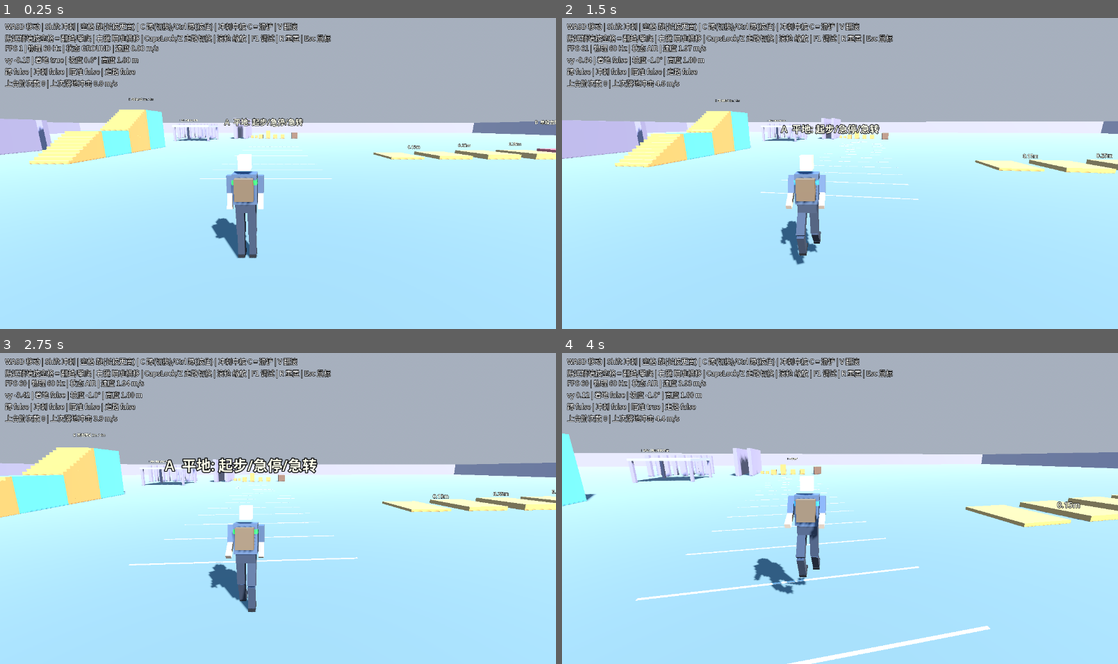
Above: before the commit, frames 1-4 (two rows, left to right).
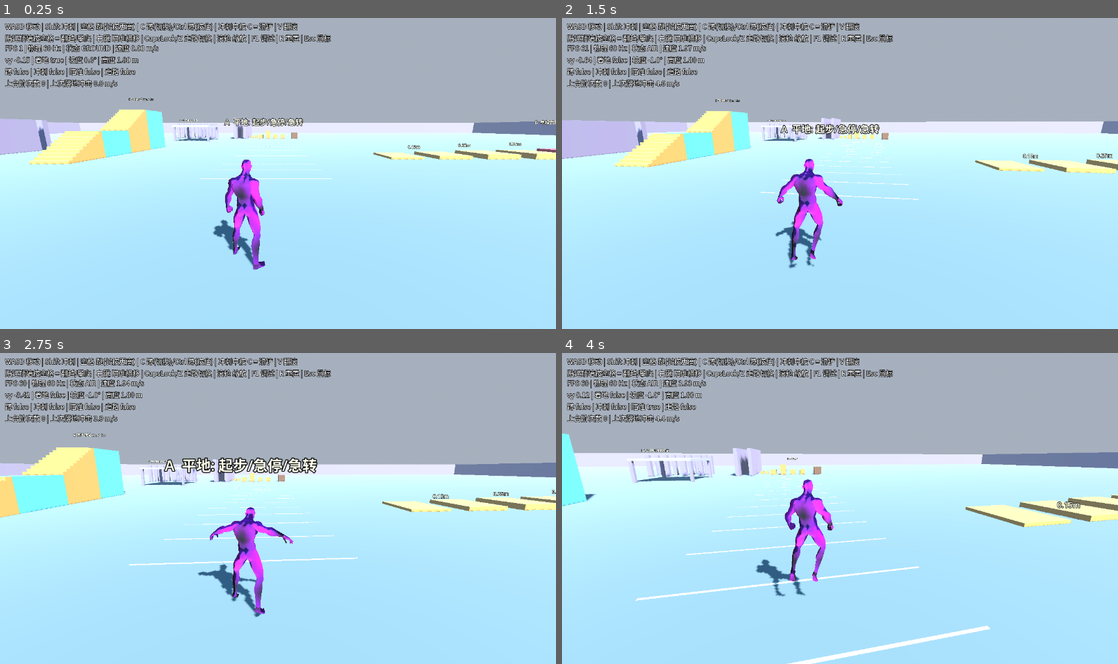
Above: after the commit, the same moments.

Repository: jamesbot2/godot-third-person-demo
Game: Godot game, scene res://scenes/main.tscn
Two runs of this game, one before a commit and one after it. Both use one fixed random seed, a clock stepped at 60 frames per second and the inputs below.
Inputs (mouse positions are in pixels of both pictures, inside the frame that each line leads up to):
- Up to frame 1 (0.25 s): no input
- Up to frame 2 (1.5 s): move the mouse to (867, 170) at 0.52 s; hold Ctrl (crouch) 0.53-1.28 s; hold W (move_forward) from 0.53 s (still down); click (867, 170) at 0.67 s; tap Space (jump) at 0.77, 1.07 s; tap V (roll) at 0.8, 1.35 s; move the mouse to (812, 173) at 1.27 s
- Up to frame 3 (2.75 s): keep holding W (move_forward); tap Space (jump) at 1.52, 1.82, 2.3 s; tap Shift (sprint) at 1.55 s; move the mouse to (289, 502) at 2.02 s; hold Shift (sprint) from 2.03 s (still down)
- Up to frame 4 (4 s): keep holding W (move_forward); move the mouse to (834, 511) at 2.77 s; release Shift (sprint) at 2.78 s; tap Space (jump) at 2.85, 3.02, 3.32, 3.77 s; click (834, 511) at 2.92 s; tap Ctrl (crouch) at 3.05 s; move the mouse to (878, 511) at 3.52 s; hold Right mouse button (aim) from 3.53 s (still down); tap V (roll) at 3.8 s

The runs differ from the first frame. In frame 1, 1.8% of the frame differs, in the area x 38-48%, y 43-82%; in frame 2, 2.0%; in frame 3, 2.1%; in frame 4, 2.1%, in the area x 34-49%, y 39-79%.

Commit message:
Skeletal CharacterAnimator: AnimationTree state machine, phase-synced speed-matched locomotion, seeked one-shots, procedural lean/bank/warp

Diff:
--- a/scenes/player.tscn
+++ b/scenes/player.tscn
@@ -1,7 +1,7 @@
 [gd_scene format=3]
 
 [ext_resource type="Script" path="res://scripts/player/player_controller.gd" id="1_pc"]
-[ext_resource type="Script" path="res://scripts/player/graybox_body.gd" id="2_body"]
+[ext_resource type="Script" path="res://scripts/player/character_animator.gd" id="2_body"]
 [ext_resource type="Script" path="res://scripts/camera/camera_rig.gd" id="3_cam"]
 
 [sub_resource type="CylinderShape3D" id="Cyl_1"]
--- /dev/null
+++ b/scripts/player/body_pose_modifier.gd
@@ -0,0 +1,70 @@
+class_name BodyPoseModifier
+extends SkeletonModifier3D
+## Procedural layer applied AFTER the AnimationTree pose (pure presentation):
+##   * bank: whole-body roll about the ground contact point (root bone pivot)
+##   * lean: forward/back pitch distributed over the spine (accel / braking)
+##   * orientation warp: pelvis (and so the legs) yawed toward the velocity
+##     direction, spine + neck counter-rotated so the chest/head keep facing
+##   * pelvis_drop: lowers the pelvis on slopes/stairs so the downhill foot
+##     does not float
+## Skeleton space here is the glTF character space: +Y up, character faces +Z,
+## character's right is -X.
+
+var bank := 0.0          # rad, + = lean to the character's right
+var pitch := 0.0         # rad, + = lean forward
+var warp := 0.0          # rad, + = legs turned to the character's left (CCW from above)
+var pelvis_drop := 0.0   # m
+var head_pitch := 0.0    # rad, small head stabilisation
+
+var _b := {}
+
+
+func _bone(n: String) -> int:
+	if not _b.has(n):
+		_b[n] = get_skeleton().find_bone(n)
+	return _b[n]
+
+
+func _rot_global(sk: Skeleton3D, bone: int, q: Quaternion) -> void:
+	# Rotate `bone` about its own origin by skeleton-space rotation q.
+	var g := sk.get_bone_global_pose(bone)
+	var ng := Transform3D(Basis(q) * g.basis, g.origin)
+	var p := sk.get_bone_parent(bone)
+	var pg := sk.get_bone_global_pose(p) if p >= 0 else Transform3D.IDENTITY
+	var local := pg.affine_inverse() * ng
+	sk.set_bone_pose_rotation(bone, local.basis.get_rotation_quaternion())
+
+
+func _process_modification() -> void:
+	var sk := get_skeleton()
+	if sk == null:
+		return
+	var up := Vector3.UP
+	var fwd := Vector3(0, 0, 1)
+	var left := Vector3(1, 0, 0)   # rotating +angle about +X tips +Y toward +Z (forward)
+	var pelvis := _bone("pelvis")
+	if absf(pelvis_drop) > 0.0005:
+		sk.set_bone_pose_position(pelvis, sk.get_bone_pose_position(pelvis) + _root_space_down(sk) * pelvis_drop)
+	# Bank + a little of the pitch at the root (pivot = ground point between the feet).
+	var root := _bone("root")
+	var q_root := Quaternion(fwd, bank) * Quaternion(left, pitch * 0.25)
+	if not q_root.is_equal_approx(Quaternion.IDENTITY):
+		_rot_global(sk, root, q_root)
+	if absf(warp) > 0.0005:
+		_rot_global(sk, pelvis, Quaternion(up, warp))
+	var spine := ["spine_01", "spine_02", "spine_03", "neck_01"]
+	var warp_share := [0.3, 0.3, 0.25, 0.15]
+	var pitch_share := [0.3, 0.3, 0.15, 0.0]
+	for i in spine.size():
+		var b := _bone(spine[i])
+		var q := Quaternion(up, -warp * warp_share[i]) * Quaternion(left, pitch * pitch_share[i])
+		if i == 3:
+			q = q * Quaternion(left, head_pitch - pitch * 0.4)
+		if not q.is_equal_approx(Quaternion.IDENTITY):
+			_rot_global(sk, b, q)
+
+
+func _root_space_down(sk: Skeleton3D) -> Vector3:
+	# pelvis position is expressed in the root bone's space (Z-up in the source rig)
+	var rg := sk.get_bone_global_pose(_bone("root"))
+	return rg.basis.inverse() * Vector3.DOWN
--- /dev/null
+++ b/scripts/player/character_animator.gd
@@ -0,0 +1,476 @@
+class_name CharacterAnimator
+extends Node3D
+## Skeletal character presentation for PlayerController (pure presentation:
+## it never moves the body; the controller is the only authority on position).
+##
+##   Model (this)                       yaw-smoothed visual root
+##    └ UBCMale (ubc_male.scn, yaw PI)   Quaternius UBC, 65-bone Skeleton3D
+##       └ Armature/Skeleton3D
+##          └ BodyPoseModifier          procedural lean / bank / warp / pelvis
+##    └ AnimationPlayer                 library "": ual_clips.res (CC0 UAL1/2)
+##    └ AnimationTree                   StateMachine (see _build_tree)
+##
+## No root motion is used anywhere: all clips are in-place, displacement
+## always comes from the controller. Locomotion playback rate is derived from
+## the real ground speed and the MEASURED stride of the blended clips
+## (tools/measure_clips.gd), so planted feet do not slide. One-shot actions
+## (roll, vault, mantle, slide entry, landing) are SEEKED from the
+## controller's own progress (roll_time, traverse progress, slide_time,
+## time since landing) so animation and physics cannot drift apart.
+
+@export var controller_path: NodePath = ^".."
+
+const CHAR_SCENE := preload("res://assets/characters/ubc_male/ubc_male.scn")
+const CLIP_LIB := preload("res://assets/animations/ual_clips.res")
+const BodyPoseModifierScript := preload("res://scripts/player/body_pose_modifier.gd")
+
+# --- clip data (measured on the UBC character, see tools/measure_clips.gd) ---
+const LEN_WALK := 1.3333
+const LEN_JOG := 0.9333
+const LEN_SPRINT := 0.6667
+const LEN_CWALK := 2.0
+## Ground distance covered per gait cycle by the planted foot (m / cycle) of
+## the BLENDED walk->run tree at gait weight 0.0, 0.1 .. 1.0, measured by
+## tools/calibrate_stride.gd (strides do not blend linearly).
+@export var stride_table_jog := PackedFloat32Array([1.29, 1.38, 1.84, 2.22, 2.78, 3.42, 4.13, 4.69, 5.10, 5.47, 5.84])
+@export var stride_table_sprint := PackedFloat32Array([1.28, 1.40, 1.68, 2.36, 2.85, 3.24, 3.71, 4.23, 4.75, 5.35, 6.00])
+@export var stride_cwalk := 1.42
+## Human cadence (steps/s) vs speed (m/s). Cycle = 2 steps. Picks how much of
+## the long-stride run clip is mixed with the walk so that cadence stays
+## human while playback rate = speed / stride (no foot sliding).
+@export var cadence_curve := PackedVector2Array([Vector2(0.0, 1.4), Vector2(1.0, 1.6),
+	Vector2(1.8, 1.95), Vector2(3.0, 2.4), Vector2(4.2, 2.6), Vector2(6.8, 2.95), Vector2(9.0, 3.2)])
+@export var warp_limit_deg := 70.0
+@export var backward_enter_deg := 115.0
+@export var backward_exit_deg := 95.0
+
+# Roll clip window used for the controller's roll (s, clip time).
+const ROLL_T0 := 0.12
+const ROLL_T1 := 1.25
+const SLIDE_T0 := 0.30
+const SLIDE_T1 := 0.83
+const CLIMB_T0 := 0.10
+const CLIMB_T1 := 0.667
+
+# ------------------------------------------------- presentation params ---
+## Everything the animation layer reads from physics, recomputed each frame.
+var p_speed := 0.0               # horizontal ground speed (m/s)
+var p_local_dir := Vector2.ZERO  # move dir in facing frame (x = right, y = forward)
+var p_accel := Vector2.ZERO      # smoothed accel in facing frame (m/s^2)
+var p_turn_rate := 0.0           # facing yaw rate (rad/s)
+var p_grounded := true
+var p_vy := 0.0
+var p_state := "GROUND"
+var p_slope_deg := 0.0
+var p_land_severity := 0
+
+# derived / debug
+var anim_state := "ground"
+var gait := 0.0
+var run_style := 0.0
+var cycle_rate := 0.0            # gait cycles per second (signed: <0 = backward)
+var land_weight := 0.0
+var warp_angle := 0.0
+
+var character: Node3D
+var skeleton: Skeleton3D
+var anim_player: AnimationPlayer
+var anim_tree: AnimationTree
+var pose_mod: SkeletonModifier3D   # body_pose_modifier.gd
+var _pc: PlayerController
+var _pb: AnimationNodeStateMachinePlayback
+var _yaw := 0.0
+var _prev_yaw := 0.0
+var _vis_y := 0.0
+var _vel_s := Vector3.ZERO
+var _acc_s := Vector3.ZERO
+var _backward := false
+var _land_t := 99.0
+var _land_peak := 0.0
+var _land_rate := 1.0
+var _state_t := 0.0
+var _move_s := 0.0
+var _crouch_s := 0.0
+var _bank_s := 0.0
+var _pitch_s := 0.0
+var _drop_s := 0.0
+var _prev_ctrl_state := "GROUND"
+
+
+func _ready() -> void:
+	physics_interpolation_mode = Node.PHYSICS_INTERPOLATION_MODE_OFF
+	_pc = get_node_or_null(controller_path) as PlayerController
+	character = CHAR_SCENE.instantiate()
+	character.name = "UBCMale"
+	character.rotation.y = PI          # glTF faces +Z, controller forward is -Z
+	add_child(character)
+	skeleton = character.find_child("Skeleton3D", true, false)
+	pose_mod = BodyPoseModifierScript.new()
+	pose_mod.name = "BodyPoseModifier"
+	skeleton.add_child(pose_mod)
+	anim_player = AnimationPlayer.new()
+	anim_player.name = "AnimationPlayer"
+	add_child(anim_player)
+	anim_player.root_node = anim_player.get_path_to(character)
+	anim_player.add_animation_library("", CLIP_LIB)
+	anim_tree = AnimationTree.new()
+	anim_tree.name = "AnimationTree"
+	add_child(anim_tree)
+	anim_tree.anim_player = anim_tree.get_path_to(anim_player)
+	anim_tree.root_node = anim_tree.get_path_to(character)
+	anim_tree.tree_root = _build_tree()
+	anim_tree.callback_mode_process = AnimationMixer.ANIMATION_CALLBACK_MODE_PROCESS_MANUAL
+	anim_tree.active = true
+	_pb = anim_tree.get("parameters/playback")
+	_pb.start("ground")
+	if _pc:
+		_pc.stepped.connect(func(h: float) -> void: _vis_y -= h)
+		_pc.landed.connect(_on_landed)
+		_pc.jumped.connect(func(_k: String) -> void: _travel("jump"))
+		_yaw = _pc.facing_yaw
+		_prev_yaw = _yaw
+		rotation.y = _yaw
+	anim_tree.advance(0.0)
+
+
+# ----------------------------------------------------------------- tree ---
+func _anim(name: String) -> AnimationNodeAnimation:
+	var a := AnimationNodeAnimation.new()
+	a.animation = name
+	return a
+
+
+func _seeked(bt: AnimationNodeBlendTree, prefix: String, clip: String, pos: Vector2) -> String:
+	# clip -> TimeSeek(prefix_seek) -> TimeScale(prefix_ts); returns output node name
+	bt.add_node(prefix + "_clip", _anim(clip), pos)
+	bt.add_node(prefix + "_seek", AnimationNodeTimeSeek.new(), pos + Vector2(200, 0))
+	bt.add_node(prefix + "_ts", AnimationNodeTimeScale.new(), pos + Vector2(400, 0))
+	bt.connect_node(prefix + "_seek", 0, prefix + "_clip")
+	bt.connect_node(prefix + "_ts", 0, prefix + "_seek")
+	return prefix + "_ts"
+
+
+func _scaled(bt: AnimationNodeBlendTree, prefix: String, clip: String, pos: Vector2) -> String:
+	bt.add_node(prefix + "_clip", _anim(clip), pos)
+	bt.add_node(prefix + "_ts", AnimationNodeTimeScale.new(), pos + Vector2(200, 0))
+	bt.connect_node(prefix + "_ts", 0, prefix + "_clip")
+	return prefix + "_ts"
+
+
+func _blend2(bt: AnimationNodeBlendTree, name: String, a: String, b: String, pos: Vector2, sync := false) -> String:
+	var n := AnimationNodeBlend2.new()
+	n.sync = sync
+	bt.add_node(name, n, pos)
+	bt.connect_node(name, 0, a)
+	bt.connect_node(name, 1, b)
+	return name
+
+
+func _build_tree() -> AnimationNodeStateMachine:
+	var sm := AnimationNodeStateMachine.new()
+	# ground: phase-synced locomotion + crouch + landing cushion overlay
+	var g := AnimationNodeBlendTree.new()
+	g.add_node("idle", _anim("idle"), Vector2(0, 0))
+	var w := _scaled(g, "walk", "walk", Vector2(0, 150))
+	var j := _scaled(g, "jog", "jog", Vector2(0, 300))
+	var s := _scaled(g, "sprint", "sprint", Vector2(0, 450))
+	var run := _blend2(g, "run", j, s, Vector2(500, 350), true)
+	var gaitn := _blend2(g, "gait", w, run, Vector2(700, 200), true)
+	var move := _blend2(g, "move", "idle", gaitn, Vector2(900, 100))
+	g.add_node("cidle", _anim("crouch_idle"), Vector2(0, 600))
+	var cw := _scaled(g, "cwalk", "crouch_walk", Vector2(0, 750))
+	var cmove := _blend2(g, "cmove", "cidle", cw, Vector2(500, 650))
+	var stance := _blend2(g, "crouch", move, cmove, Vector2(1100, 300))
+	var land := _seeked(g, "land", "jump_land", Vector2(0, 900))
+	var outn := _blend2(g, "land_mix", stance, land, Vector2(1300, 400))
+	g.connect_node("output", 0, outn)
+	sm.add_node("ground", g, Vector2(300, 200))
+	# jump take-off
+	var jt := AnimationNodeBlendTree.new()
+	jt.connect_node("output", 0, _seeked(jt, "js", "jump_start", Vector2.ZERO))
+	sm.add_node("jump", jt, Vector2(300, 0))
+	# air: rise/apex pose -> reaching fall pose by vertical speed
+	var air := AnimationNodeBlendTree.new()
+	air.add_node("rise", _anim("jump_air"), Vector2.ZERO)
+	var fall := _seeked(air, "fall", "jump_land", Vector2(0, 200))
+	air.connect_node("output", 0, _blend2(air, "fall_mix", "rise", fall, Vector2(700, 100)))
+	sm.add_node("air", air, Vector2(600, 0))
+	# slide: entry seeked by slide_time, then loop
+	var sl := AnimationNodeBlendTree.new()
+	var sst := _seeked(sl, "ss", "slide_start", Vector2.ZERO)
+	sl.add_node("loop", _anim("slide_loop"), Vector2(0, 200))
+	sl.connect_node("output", 0, _blend2(sl, "slide_mix", sst, "loop", Vector2(700, 100)))
+	sm.add_node("slide", sl, Vector2(0, 400))
+	var sx := AnimationNodeBlendTree.new()
+	sx.connect_node("output", 0, _seeked(sx, "sx", "slide_exit", Vector2.ZERO))
+	sm.add_node("slide_exit", sx, Vector2(300, 400))
+	# roll / mantle / vault: seeked from controller progress
+	var rl := AnimationNodeBlendTree.new()
+	rl.connect_node("output", 0, _seeked(rl, "r", "roll", Vector2.ZERO))
+	sm.add_node("roll", rl, Vector2(600, 400))
+	var mt := AnimationNodeBlendTree.new()
+	mt.connect_node("output", 0, _seeked(mt, "c", "climb", Vector2.ZERO))
+	sm.add_node("mantle", mt, Vector2(900, 200))
+	var vt := AnimationNodeBlendTree.new()
+	var vc := _seeked(vt, "c", "climb", Vector2.ZERO)
+	var vtuck := _seeked(vt, "tuck", "ninja_air", Vector2(0, 200))
+	vt.connect_node("output", 0, _blend2(vt, "tuck_mix", vc, vtuck, Vector2(700, 100)))
+	sm.add_node("vault", vt, Vector2(900, 400))
+	var xfade := {"ground": 0.18, "jump": 0.08, "air": 0.2, "slide": 0.12, "slide_exit": 0.1,
+		"roll": 0.08, "mantle": 0.1, "vault": 0.1}
+	for a in xfade:
+		for b in xfade:
+			if a != b:
+				var t := AnimationNodeStateMachineTransition.new()
+				t.xfade_time = xfade[b]
+				t.switch_mode = AnimationNodeStateMachineTransition.SWITCH_MODE_IMMEDIATE
+				sm.add_transition(a, b, t)
+	return sm
+
+
+func _travel(st: String) -> void:
+	if anim_state == st:
+		return
+	anim_state = st
+	_state_t = 0.0
+	_pb.travel(st)
+	# entry seeks for one-shots that are not progress-driven
+	match st:
+		"jump":
+			_p("jump/js_seek/seek_request", 0.14)
+			_p("jump/js_ts/scale", 1.25)
+		"slide_exit":
+			_p("slide_exit/sx_seek/seek_request", 0.12)
+			_p("slide_exit/sx_ts/scale", 1.5)
+
+
+func _p(path: String, v: Variant) -> void:
+	anim_tree.set("parameters/" + path, v)
+
+
+func _on_landed(impact: float, severity: int) -> void:
+	p_land_severity = severity
+	_land_t = 0.0
+	match severity:
+		0:
+			_land_peak = clampf((impact - 1.5) / 6.0, 0.12, 0.55)
+			_land_rate = 2.2
+		1:
+			_land_peak = 0.85
+			_land_rate = 1.5
+		_:
+			_land_peak = 1.0
+			_land_rate = 1.1
+
+
+# -------------------------------------------------------------- per frame ---
+func _stride_at(g: float, rs: float) -> float:
+	var x := clampf(g, 0.0, 1.0) * 10.0
+	var i := mini(int(x), 9)
+	var f := x - i
+	var sj := lerpf(stride_table_jog[i], stride_table_jog[i + 1], f)
+	var ss := lerpf(stride_table_sprint[i], stride_table_sprint[i + 1], f)
+	return lerpf(sj, ss, rs)
+
+
+## Inverse of _stride_at (tables are monotonic): gait weight giving `stride`.
+func _solve_gait(stride: float, rs: float) -> float:
+	if stride <= _stride_at(0.0, rs):
+		return 0.0
+	for i in 10:
+		var a := _stride_at(i / 10.0, rs)
+		var b := _stride_at((i + 1) / 10.0, rs)
+		if stride <= b:
+			return (i + (stride - a) / maxf(b - a, 1e-4)) / 10.0
+	return 1.0
+
+
+func _cadence(v: float) -> float:
+	var c := cadence_curve
+	if v <= c[0].x:
+		return c[0].y
+	for i in range(1, c.size()):
+		if v <= c[i].x:
+			return lerpf(c[i - 1].y, c[i].y, (v - c[i - 1].x) / (c[i].x - c[i - 1].x))
+	return c[c.size() - 1].y
+
+
+func _process(dt: float) -> void:
+	if _pc == null or dt <= 0.0:
+		return
+	update_presentation(dt)
+	anim_tree.advance(dt)
+
+
+## Reads the controller and drives the tree. Separate from _process so tests
+## can call it deterministically.
+func update_presentation(dt: float) -> void:
+	_state_t += dt
+	var st := _pc.get_state_name()
+	var v3 := _pc.velocity
+	var hv := Vector3(v3.x, 0, v3.z)
+	var k := 1.0 - exp(-14.0 * dt)
+	var new_vel := _vel_s.lerp(hv, k)
+	_acc_s = _acc_s.lerp((new_vel - _vel_s) / dt, 1.0 - exp(-8.0 * dt))
+	_vel_s = new_vel
+
+	# visual yaw (smoothed facing) + turn rate
+	_yaw = lerp_angle(_yaw, _pc.facing_yaw, 1.0 - exp(-20.0 * dt))
+	p_turn_rate = lerpf(p_turn_rate, wrapf(_yaw - _prev_yaw, -PI, PI) / dt, 1.0 - exp(-10.0 * dt))
+	_prev_yaw = _yaw
+	rotation = Vector3(0, _yaw, 0)
+	_vis_y = lerpf(_vis_y, 0.0, 1.0 - exp(-14.0 * dt))
+	character.position.y = _vis_y
+
+	var fwd := Vector3(-sin(_yaw), 0, -cos(_yaw))
+	var right := Vector3(cos(_yaw), 0, -sin(_yaw))
+	p_speed = _vel_s.length()
+	p_local_dir = Vector2(_vel_s.dot(right), _vel_s.dot(fwd)) / maxf(p_speed, 0.001) if p_speed > 0.05 else Vector2.ZERO
+	p_accel = Vector2(_acc_s.dot(right), _acc_s.dot(fwd))
+	p_grounded = _pc.is_on_floor() or st == "GROUND"
+	p_vy = v3.y
+	p_state = st
+	p_slope_deg = rad_to_deg(_pc.get_floor_angle()) if _pc.is_on_floor() else 0.0
+
+	_update_state_machine(st)
+	_drive_ground(dt)
+	_drive_actions(dt)
+	_drive_procedural(dt, st)
+	_prev_ctrl_state = st
+
+
+func _update_state_machine(st: String) -> void:
+	match st:
+		"GROUND":
+			if _prev_ctrl_state == "SLIDE" and not _pc.is_crouched and anim_state == "slide":
+				_travel("slide_exit")
+			elif anim_state == "slide_exit" and _state_t < 0.22:
+				pass
+			else:
+				_travel("ground")
+		"AIR":
+			if anim_state == "jump" and _state_t < 0.32 and p_vy > 0.5:
+				pass
+			elif anim_state == "vault" and _state_t < 0.05:
+				pass
+			else:
+				_travel("air")
+		"SLIDE":
+			_travel("slide")
+		"ROLL":
+			_travel("roll")
+		"VAULT":
+			_travel("vault")
+		"MANTLE":
+			_travel("mantle")
+
+
+func _drive_ground(dt: float) -> void:
+	var v := p_speed
+	# backward (reverse playback) with hysteresis; strafe = orientation warp
+	var theta := atan2(-p_local_dir.x, p_local_dir.y) if v > 0.3 else 0.0   # + = toward the left
+	var ad := rad_to_deg(absf(theta))
+	if _backward and ad < backward_exit_deg:
+		_backward = false
+	elif not _backward and ad > backward_enter_deg:
+		_backward = true
+	var target_warp := wrapf(theta - PI, -PI, PI) if _backward else theta
+	var lim := deg_to_rad(warp_limit_deg)
+	target_warp = clampf(target_warp, -lim, lim) * clampf((v - 0.3) / 0.5, 0.0, 1.0)
+	warp_angle = lerp_angle(warp_angle, target_warp, 1.0 - exp(-12.0 * dt))
+
+	# gait solve: stride needed for a human cadence at this speed
+	var stride_need := v * 2.0 / _cadence(v)
+	run_style = smoothstep(4.6, 6.6, v)
+	gait = _solve_gait(stride_need, run_style)
+	var s_blend := _stride_at(gait, run_style)
+	cycle_rate = v / s_blend * (-1.0 if _backward else 1.0)
+	_move_s = lerpf(_move_s, smoothstep(0.08, 0.7, v), 1.0 - exp(-12.0 * dt))
+	var crouch_t := 1.0 if (_pc.is_crouched and p_state == "GROUND") else 0.0
+	_crouch_s = lerpf(_crouch_s, crouch_t, 1.0 - exp(-10.0 * dt))
+	_p("ground/walk_ts/scale", LEN_WALK * cycle_rate)
+	_p("ground/jog_ts/scale", LEN_JOG * cycle_rate)
+	_p("ground/sprint_ts/scale", LEN_SPRINT * cycle_rate)
+	_p("ground/run/blend_amount", run_style)
+	_p("ground/gait/blend_amount", gait)
+	_p("ground/move/blend_amount", _move_s)
+	var c_rate := v / stride_cwalk * (-1.0 if _backward else 1.0)
+	_p("ground/cwalk_ts/scale", LEN_CWALK * c_rate)
+	_p("ground/cmove/blend_amount", smoothstep(0.08, 0.6, v))
+	_p("ground/crouch/blend_amount", _crouch_s)
+	# landing cushion (severity-scaled), seeked by time since touchdown
+	_land_t += dt
+	var land_clip_t := 0.06 + _land_t * _land_rate
+	var fade_end := 1.05 if p_land_severity >= 2 else (0.75 if p_land_severity == 1 else 0.5)
+	land_weight = _land_peak * (1.0 - smoothstep(fade_end * 0.45, fade_end, land_clip_t)) if land_clip_t < 1.2 else 0.0
+	if anim_state != "ground":
+		land_weight = 0.0
+	_p("ground/land_seek/seek_request", minf(land_clip_t, 1.2))
+	_p("ground/land_ts/scale", 0.0)
+	_p("ground/land_mix/blend_amount", land_weight)
+
+
+func _drive_actions(_dt: float) -> void:
+	match anim_state:
+		"air":
+			_p("air/fall_seek/seek_request", 0.0)
+			_p("air/fall_ts/scale", 0.0)
+			_p("air/fall_mix/blend_amount", smoothstep(-0.5, -5.0, p_vy))
+		"slide":
+			var st := _pc.slide_time
+			_p("slide/ss_seek/seek_request", minf(SLIDE_T0 + st * 1.8, SLIDE_T1))
+			_p("slide/ss_ts/scale", 0.0)
+			_p("slide/slide_mix/blend_amount", smoothstep(0.24, 0.4, st))
+		"roll":
+			var u := clampf(_pc.roll_time / maxf(_pc.roll_duration, 0.01), 0.0, 1.0)
+			_p("roll/r_seek/seek_request", lerpf(ROLL_T0, ROLL_T1, u))
+			_p("roll/r_ts/scale", 0.0)
+		"mantle":
+			var u := get_traverse_progress()
+			_p("mantle/c_seek/seek_request", lerpf(CLIMB_T0, CLIMB_T1, u))
+			_p("mantle/c_ts/scale", 0.0)
+		"vault":
+			var u := get_traverse_progress()
+			_p("vault/c_seek/seek_request", lerpf(CLIMB_T0, 0.42, minf(u / 0.6, 1.0)))
+			_p("vault/c_ts/scale", 0.0)
+			_p("vault/tuck_seek/seek_request", 0.4)
+			_p("vault/tuck_ts/scale", 0.0)
+			_p("vault/tuck_mix/blend_amount", smoothstep(0.45, 0.8, u))
+
+
+func get_traverse_progress() -> float:
+	if _pc.state != PlayerController.State.TRAVERSE:
+		return 1.0
+	return clampf(_pc._tr_time / maxf(_pc._tr_duration, 0.01), 0.0, 1.0)
+
+
+func _drive_procedural(dt: float, st: String) -> void:
+	var on_ground := st == "GROUND"
+	# Lean = atan(a / g): forward on acceleration, back on braking; bank into
+	# turns from the centripetal acceleration v * yaw_rate.
+	var a_f := p_accel.y
+	var a_lat := p_speed * p_turn_rate   # + = turning left
+	var pitch_t := clampf(atan(a_f / 9.81) * 0.55, deg_to_rad(-9.0), deg_to_rad(10.0)) if on_ground else 0.0
+	var bank_t := clampf(-atan(a_lat / 9.81) * 0.6, deg_to_rad(-14.0), deg_to_rad(14.0)) if on_ground and not _pc.is_crouched else 0.0
+	_pitch_s = lerpf(_pitch_s, pitch_t, 1.0 - exp(-8.0 * dt))
+	_bank_s = lerpf(_bank_s, bank_t, 1.0 - exp(-8.0 * dt))
+	# Slope / stair: drop the pelvis a little so the lower foot reaches.
+	var drop_t := clampf(tan(deg_to_rad(p_slope_deg)) * 0.12, 0.0, 0.08) if on_ground else 0.0
+	_drop_s = lerpf(_drop_s, drop_t, 1.0 - exp(-10.0 * dt))
+	pose_mod.pitch = _pitch_s
+	pose_mod.bank = _bank_s
+	pose_mod.pelvis_drop = _drop_s
+	pose_mod.warp = warp_angle if anim_state == "ground" else lerpf(pose_mod.warp, 0.0, 1.0 - exp(-12.0 * dt))
+
+
+func get_anim_debug() -> Dictionary:
+	return {
+		"anim_state": anim_state,
+		"sm_node": String(_pb.get_current_node()) if _pb else "",
+		"tree_active": anim_tree.active if anim_tree else false,
+		"speed": p_speed, "local_dir": p_local_dir, "accel": p_accel, "turn_rate": p_turn_rate,
+		"grounded": p_grounded, "vy": p_vy, "state": p_state, "slope_deg": p_slope_deg,
+		"land_severity": p_land_severity, "land_weight": land_weight,
+		"gait": gait, "run_style": run_style, "cycle_rate": cycle_rate, "warp_deg": rad_to_deg(warp_angle),
+		"bank_deg": rad_to_deg(_bank_s), "pitch_deg": rad_to_deg(_pitch_s),
+	}
